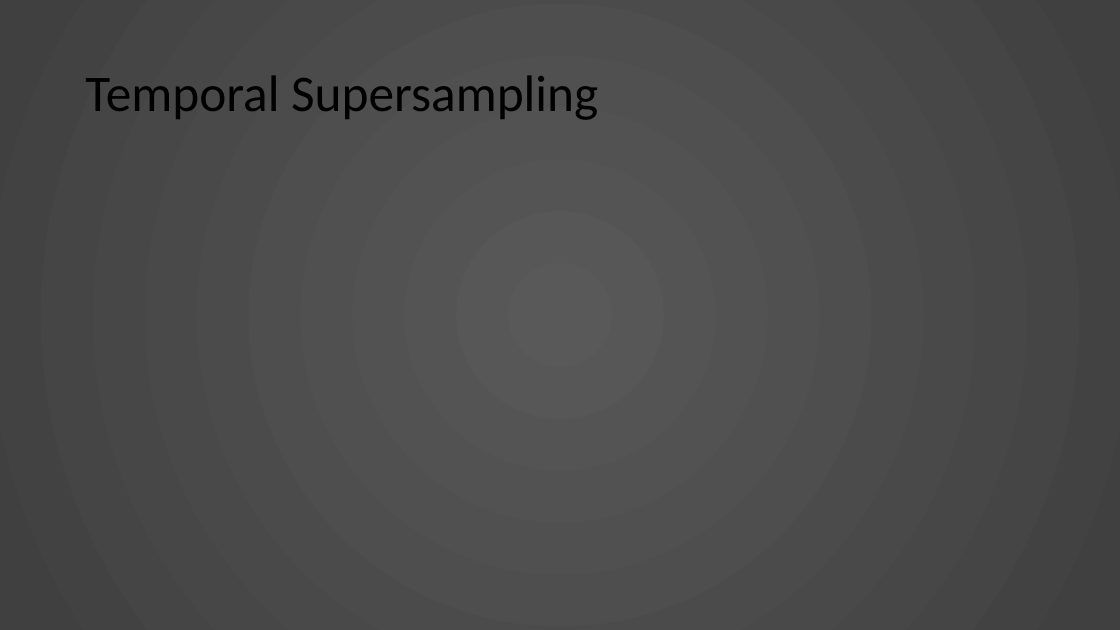
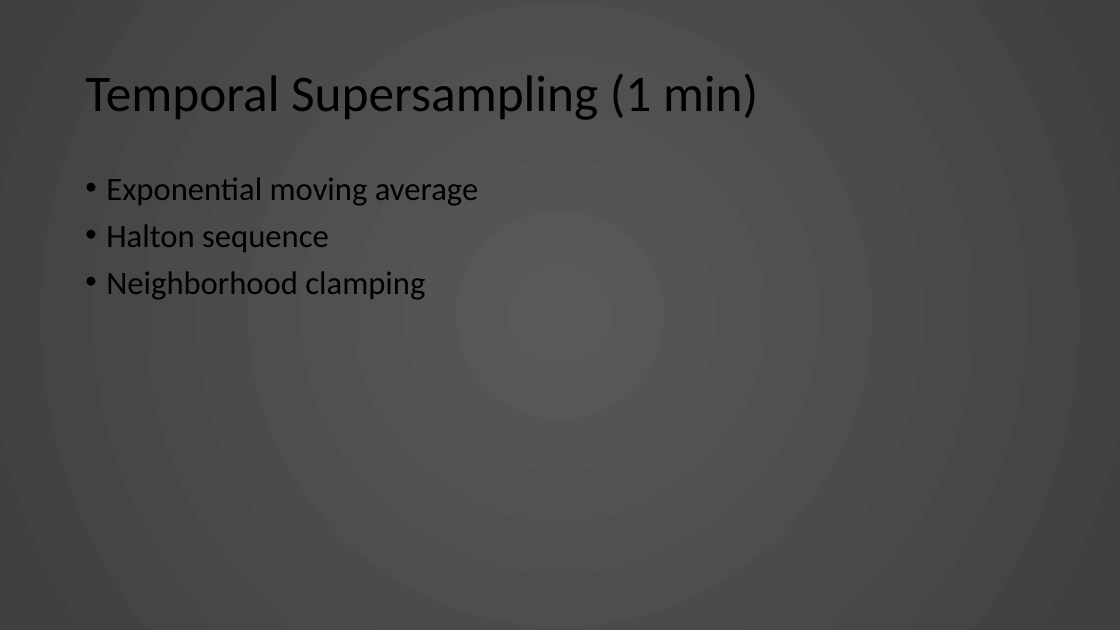
Before and after one commit to KnightTec/ShaderProject, a slide deck: slide 6 of Presentation.pptx. Drawn at 1120x630 pixels with LibreOffice and Linux fonts; fonts in the diff are those of the drawing. Boxes give left, top, right and bottom in pixels: in the first picture for what was removed or moved away, otherwise in the second. Text is boxed around its words. In the diff, an @@ line names an element or a change of style, - is before the commit and + after.

```diff
--- a/Presentation.pptx
+++ b/Presentation.pptx
@@ title at [85, 74, 758, 120]: text changed @@
-Temporal Supersampling
+Temporal Supersampling (1 min)
@@ text added at [106, 177, 478, 300], 28 pt, text #000000 @@
+• Exponential moving average
+• Halton sequence
+• Neighborhood clamping
```
Also in this commit, not shown: 2 other slides changed, 3 slides added, 2 slides removed, 6 other files.
